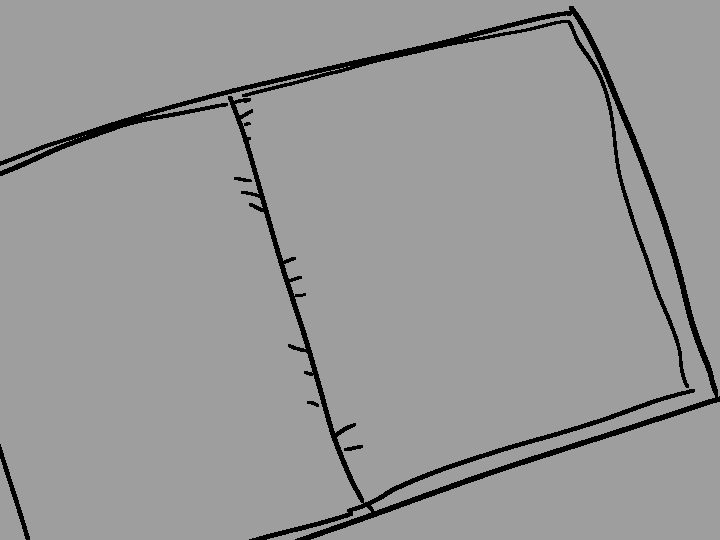
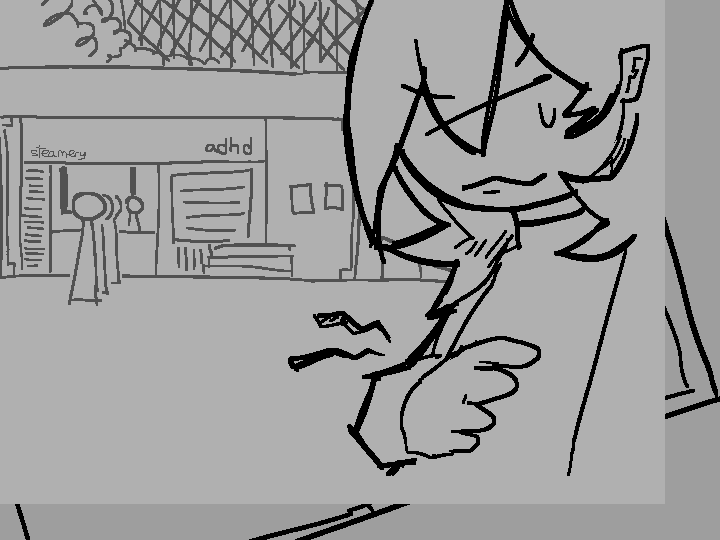
Before/after of a 720x540 layered artwork. What changed in the layer stack:
removed group "intro" (1 layers) over [0, 0, 665, 504]
painted on "landing" over [0, 0, 665, 504]
